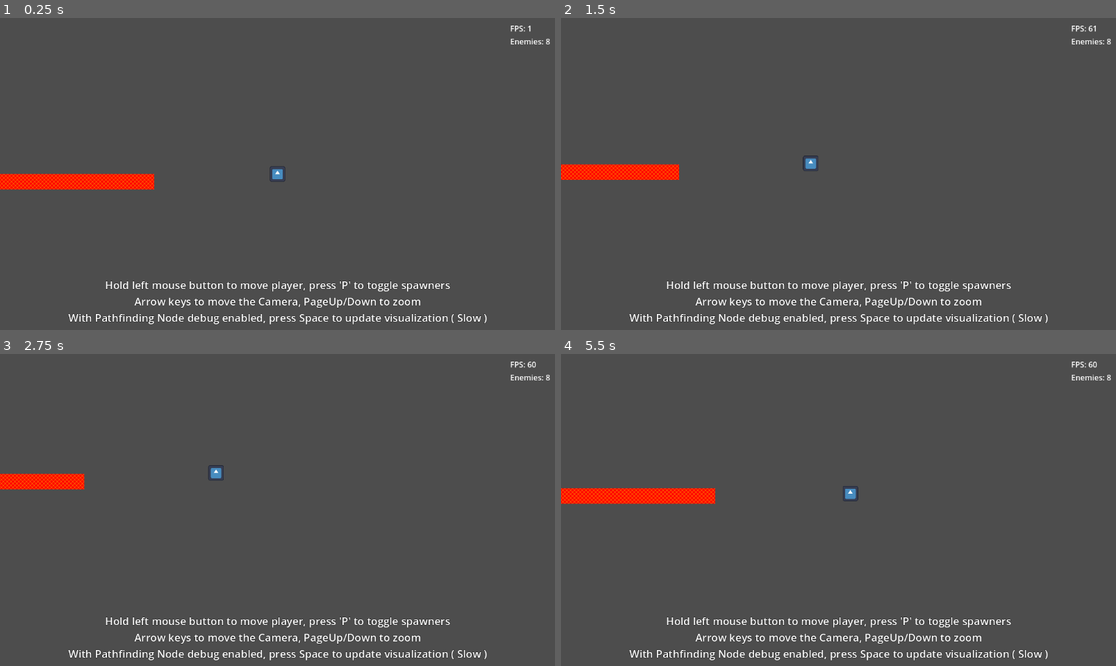
Above: before the commit, frames 1-4 (two rows, left to right).
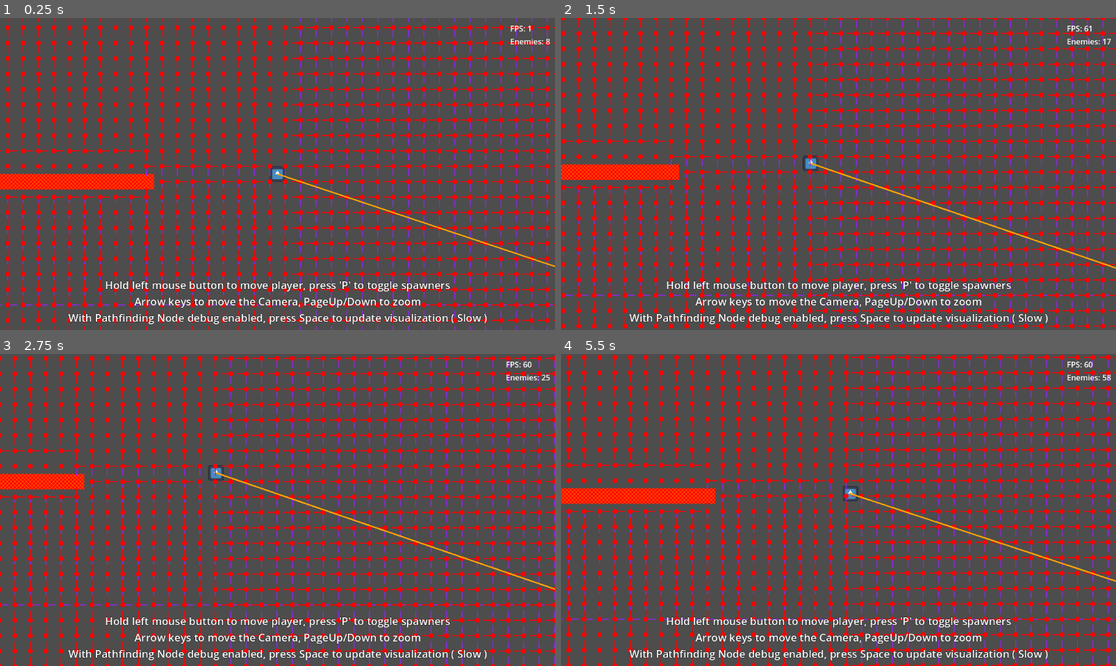
Above: after the commit, the same moments.

Repository: Griiimon/Manymies
Game: Godot game, scene res://main_large_level.tscn
The game is run twice, just before and just after one commit, with the same random seed, the same clock (stepped at 60 frames per second) and the same inputs. The engine's default icon, where the game draws it, is replaced by a stand-in: a white triangle on a blue panel in a dark square.
Inputs (mouse positions are in pixels of both pictures, inside the frame that each line leads up to):
- Up to frame 1 (0.25 s): no input
- Up to frame 2 (1.5 s): tap P (pause_spawner) at 0.5, 1.25 s; move the mouse to (960, 158) at 0.52 s; hold Right (ui_right) 0.53-1.28 s; click (960, 158) at 0.67 s; tap Space (ui_select) at 0.77 s; move the mouse to (727, 189) at 1.27 s; hold Down (ui_down) from 1.28 s (still down)
- Up to frame 3 (2.75 s): tap Space (ui_select) at 1.52 s; tap P (pause_spawner) at 2 s; move the mouse to (333, 441) at 2.02 s; release Down (ui_down) at 2.03 s; hold Right (ui_right) from 2.03 s (still down)
- Up to frame 4 (5.5 s): tap P (pause_spawner) at 2.75, 3.5, 4.25 s; move the mouse to (810, 572) at 2.77 s; release Right (ui_right) at 2.78 s; hold Up (ui_up) 2.78-3.53 s; click (810, 572) at 2.92 s; tap Space (ui_select) at 3.02, 3.77, 4.52 s; move the mouse to (1005, 556) at 3.52 s; hold Left (ui_left) 3.53-5.03 s; move the mouse to (672, 463) at 4.27 s; move the mouse to (866, 510) at 5.02 s; hold Down (ui_down) from 5.03 s (still down); click (866, 510) at 5.17 s

The runs differ from the first frame. In frame 1, 15% of the frame differs, in the area x 0-100%, y 0-100%; in frame 2, 16%; in frame 3, 16%; in frame 4, 16%.
Error before the commit: Parse Error: Too few arguments for "debug_draw()" call. Expected at least 3 but received 2. (res://solutions/large_level_pathfinder.gd:80)

Commit message:
Update large_level_pathfinder.gd

Diff:
--- a/solutions/large_level_pathfinder.gd
+++ b/solutions/large_level_pathfinder.gd
@@ -77,11 +77,11 @@
 
 	busy= true
 
-	closest_waypoint_flow_field.debug_draw(self, Color.BLUE_VIOLET)
-	dynamic_flow_field.debug_draw(self, Color.RED)
+	closest_waypoint_flow_field.debug_draw(self, tile_map, Color.BLUE_VIOLET)
+	dynamic_flow_field.debug_draw(self, tile_map, Color.RED)
 
 	for flow_field in static_flow_fields:
-		var global_pos: Vector2= flow_field.origin * Global.TILE_SIZE + Vector2i.ONE * Global.TILE_SIZE / 2
+		var global_pos: Vector2= tile_map.map_to_local(flow_field.origin)
 		var color: Color= Color.GREEN if flow_field == closest_waypoint_flow_field else Color.YELLOW
 		draw_circle(global_pos, Global.TILE_SIZE, color, false, 5)
 
